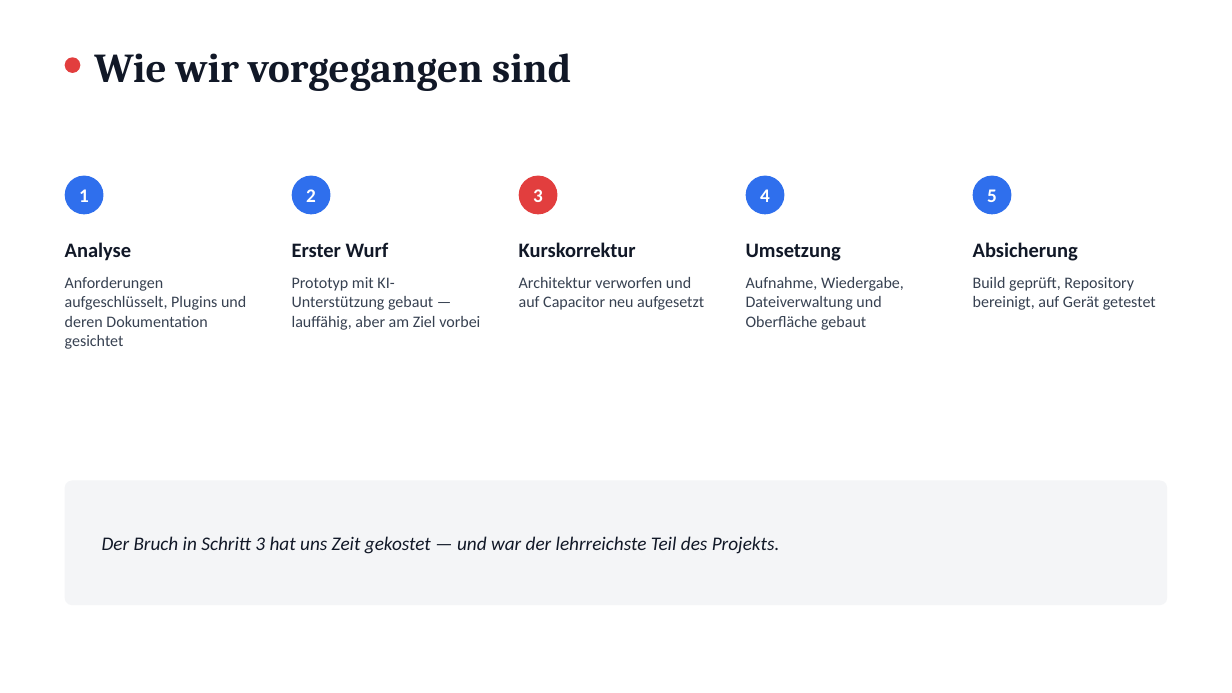
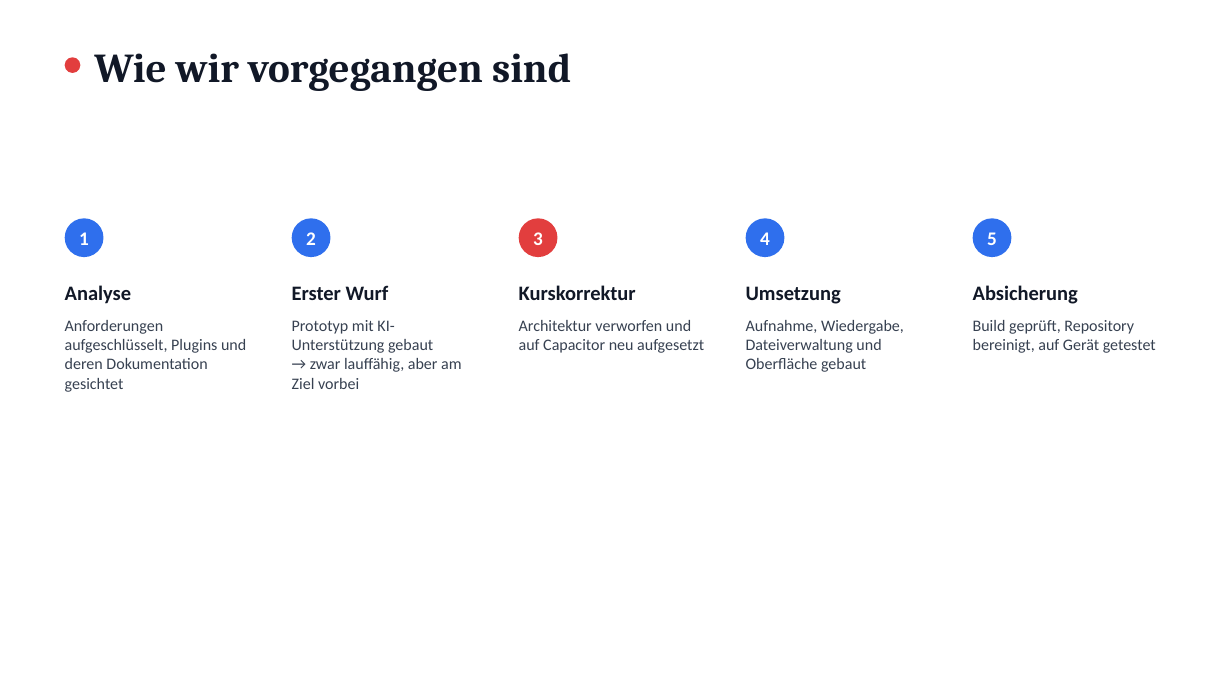
Before and after one commit to Denni-spy/audio-recorder-app, a slide deck: slide 7 of praesentation/Audio-Recorder-App-Praesentation.pptx. Drawn at 1232x693 pixels with LibreOffice and Linux fonts; fonts in the diff are those of the drawing. Boxes give left, top, right and bottom in pixels: in the first picture for what was removed or moved away, otherwise in the second. Text is boxed around its words. In the diff, an @@ line names an element or a change of style, - is before the commit and + after.

```diff
--- a/praesentation/Audio-Recorder-App-Praesentation.pptx
+++ b/praesentation/Audio-Recorder-App-Praesentation.pptx
@@ 9 texts, 5 ellipses: place and size @@
-9 texts, 5 ellipses at (65,176,1156,349)
+9 texts, 5 ellipses at (65,218,1156,392)
@@ 5 texts: place and size @@
-5 texts at (65,242,1078,261)
+5 texts at (65,285,1078,304)
@@ text at (292,320,461,389): text changed @@
-Prototyp mit KI-Unterstützung gebaut — lauffähig, aber am Ziel vorbei
+Prototyp mit KI-Unterstützung gebaut
+→ zwar lauffähig, aber am Ziel vorbei
@@ rounded rectangle removed at (65,481,1167,605) @@
@@ text removed at (102,536,780,554) @@
-Der Bruch in Schritt 3 hat uns Zeit gekostet — und war der lehrreichste Teil des Projekts.
```
Also in this commit, not shown: 12 other slides changed, 1 slide removed.
